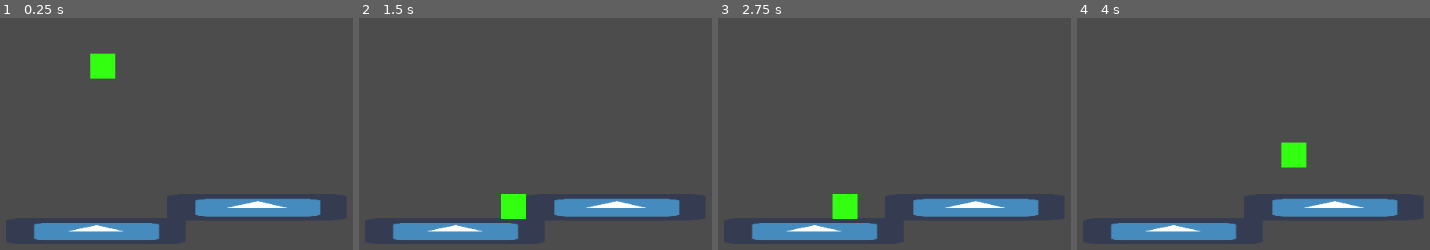
Above: before the commit, frames 1-4 (left to right).
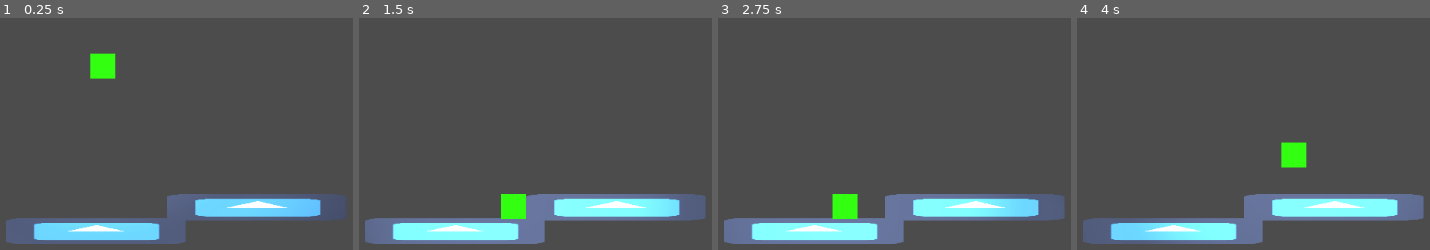
Above: after the commit, the same moments.

Repository: santyarellano/Shattered
Game: Godot game, scene res://Niveles/Playground.tscn
The game is run twice, just before and just after one commit, with the same random seed, the same clock (stepped at 60 frames per second) and the same inputs. The engine's default icon, where the game draws it, is replaced by a stand-in: a white triangle on a blue panel in a dark square.
Inputs:
- Up to frame 1 (0.25 s): no input
- Up to frame 2 (1.5 s): hold Right (ui_right) from 0.53 s (still down); tap Space (ui_select) at 0.77 s
- Up to frame 3 (2.75 s): tap Space (ui_select) at 1.52 s; release Right (ui_right) at 2.03 s; hold Left (ui_left) from 2.03 s (still down)
- Up to frame 4 (4 s): release Left (ui_left) at 2.78 s; hold Right (ui_right) from 2.78 s (still down); tap Space (ui_select) at 3.02, 3.77 s

The runs differ from the first frame. In frame 1, 11% of the frame differs, in the area x 1-99%, y 75-98%; in frame 2, 11%; in frame 3, 11%; in frame 4, 11%.

Commit message:
update lights

Diff:
--- a/Niveles/Level_with_lights.tscn
+++ b/Niveles/Level_with_lights.tscn
@@ -13,6 +13,7 @@
 
 [node name="background" type="Sprite" parent="."]
 modulate = Color( 0.686275, 0.243137, 0.992157, 1 )
+light_mask = 3
 position = Vector2( 518.267, 279.179 )
 scale = Vector2( 8.55536, 5.56617 )
 z_index = -1
--- a/Obj/Player/Player.tscn
+++ b/Obj/Player/Player.tscn
@@ -21,3 +21,4 @@
 texture = ExtResource( 3 )
 offset = Vector2( 20, 0 )
 shadow_enabled = true
+shadow_item_cull_mask = 2
--- a/Obj/bloque pisos/bloquepiso.tscn
+++ b/Obj/bloque pisos/bloquepiso.tscn
@@ -13,22 +13,25 @@
 extents = Vector2( 16.2279, 16.401 )
 
 [node name="StaticBody2D" type="StaticBody2D"]
+light_mask = 0
 position = Vector2( 17.0694, 582.093 )
 physics_material_override = SubResource( 1 )
 
 [node name="Sprite" type="Sprite" parent="."]
-light_mask = 0
+light_mask = -2147483647
 position = Vector2( 0.816742, 0.749023 )
 scale = Vector2( 0.256733, 0.262552 )
 texture = ExtResource( 1 )
 
 [node name="LightOccluder2D" type="LightOccluder2D" parent="Sprite"]
-show_behind_parent = true
+light_mask = 2
 position = Vector2( -3.18129, -2.85278 )
 scale = Vector2( 3.8951, 3.80877 )
 z_index = -1
 occluder = SubResource( 3 )
+light_mask = 2
 
 [node name="CollisionShape2D" type="CollisionShape2D" parent="."]
+visible = false
 position = Vector2( 0.51757, 0.93811 )
 shape = SubResource( 2 )
